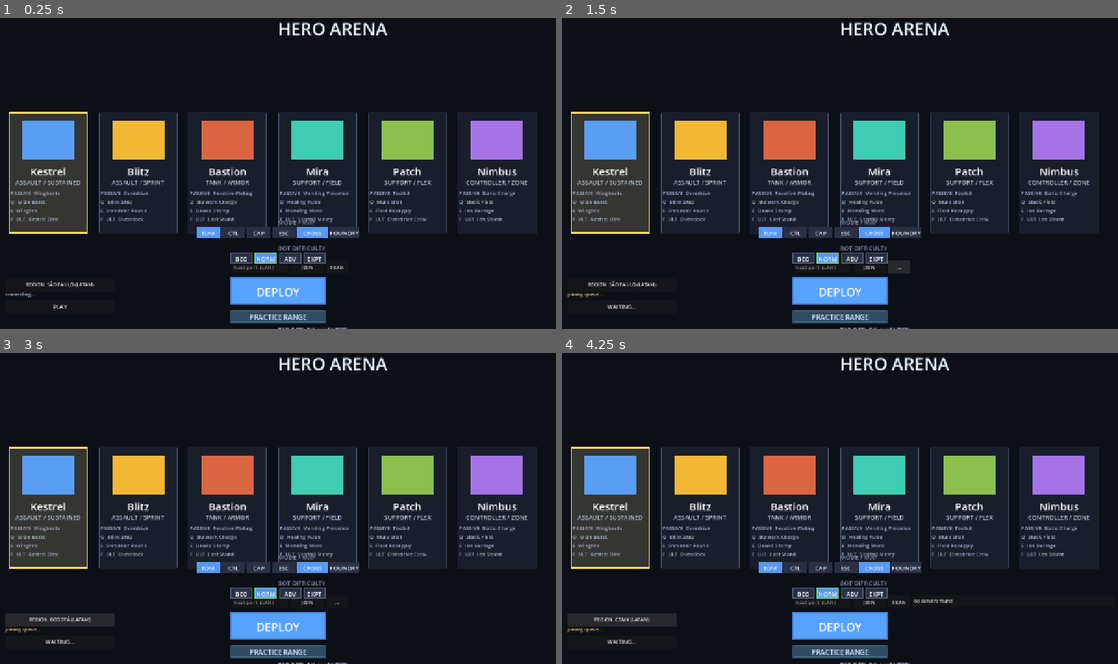
Above: before the commit, frames 1-4 (two rows, left to right).
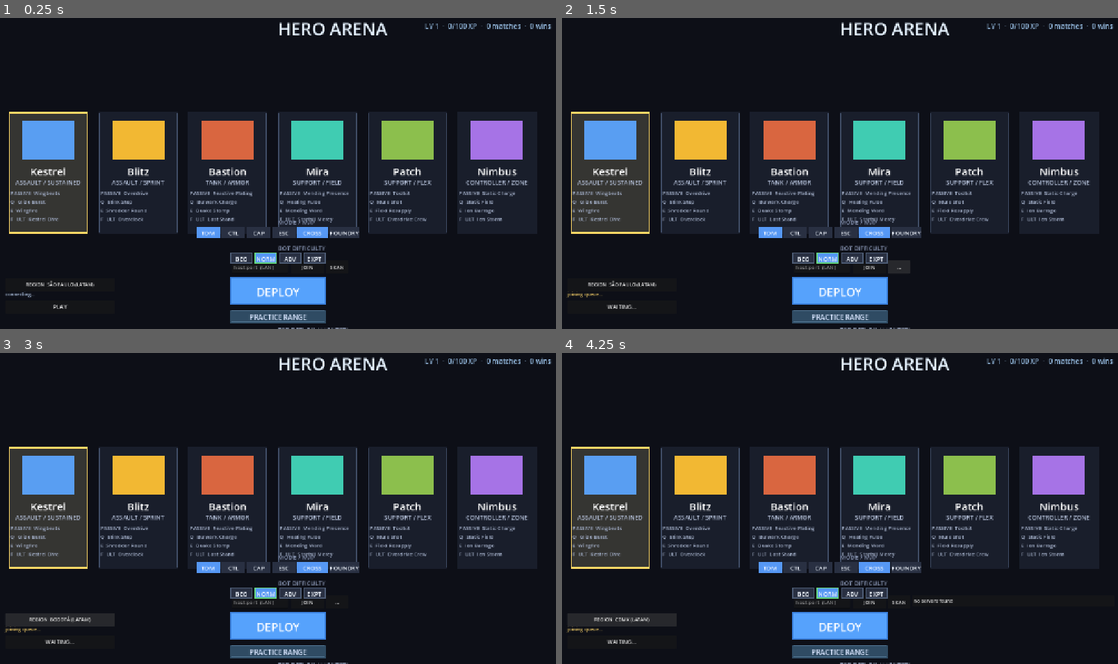
Above: after the commit, the same moments.

Repository: skyvanguard/hero-arena
Game: Godot game, scene res://main.tscn
The game is run twice, just before and just after one commit, with the same random seed, the same clock (stepped at 60 frames per second) and the same inputs.
Inputs:
- Up to frame 1 (0.25 s): no input
- Up to frame 2 (1.5 s): click "PLAY" at 0.5 s; click "SCAN" at 1.25 s
- Up to frame 3 (3 s): click "..." at 2 s; click "REGION SÃO PAULO (LATAM)" at 2.75 s
- Up to frame 4 (4.25 s): click "REGION BOGOTÁ (LATAM)" at 3.5 s

The runs differ from the first frame. In frame 1, 0.2% of the frame differs, in the area x 76-100%, y 1-4%; in frame 2, 0.2%; in frame 3, 0.2%; in frame 4, 0.2%.

Commit message:
fix: hero-select badge on first launch + unique offline bot names
Emu verification (angle_indirect + gl_compatibility) surfaced two gaps
in the D19 UI:

- main's initial hero-select construction never set profile/progression
  (only the _exit_to_select path did), so the progression badge was
  missing on a fresh app launch. Set both before add_child so the
  badge builds in _ready.

- HeroFactory's random "Bot N" names collide on small teams (two team-1
  bots both "Bot 11" in one match); the results table and kill feed now
  show unique per-team names (Bot 0..9 team 0, Bot 10..19 team 1) via a
  per-match name index in main's offline spawn path. The factory and
  the server's unique-id naming are untouched.

Emu-verified: badge renders on first launch; a full offline match on
the device ends in the results screen (TDM · CROSSDOCKS, K/D/DMG table,
MVP star, +40 XP line); after an app restart the badge reads
"LV 1 · 40/100 XP · 1 matches · 0 wins" (user:// profile persisted).

Diff:
--- a/game/main.gd
+++ b/game/main.gd
@@ -7,6 +7,7 @@
 
 var world: World
 var player: Hero
+var _bot_name_idx := [0, 0]
 var bots: Array = []
 var practice: PracticeManager = null
 var _net_client: MatchClient = null
@@ -31,7 +32,9 @@
 		_start_match(HeroRegistry.default_hero())
 		return
 	_hero_select = HeroSelect.new()
-	add_child(_hero_select)
+	_hero_select.profile = profile
+	_hero_select.progression = progression
+	add_child(_hero_select)  # badge builds in _ready with the profile set
 	_hero_select.hero_deployed.connect(_on_deploy)
 	_hero_select.range_deployed.connect(_on_range)
 	_hero_select.net_deployed.connect(_on_net_deploy)
@@ -120,6 +123,7 @@
 	world.register_character(player)
 
 	# Bot roster: shuffle the six heroes so each match team varies.
+	_bot_name_idx = [0, 0]
 	var roster: Array = HeroRegistry.HEROES.duplicate()
 	roster.shuffle()
 	var rix := 0
@@ -145,6 +149,10 @@
 
 func _spawn_bot(team: int, hero_data: HeroData, spawn: Vector3) -> void:
 	var b := HeroFactory.create(team, false, hero_data.color, hero_data)
+	# Unique display name per team (the factory's random names collide on
+	# small teams; the results table and kill feed must stay readable).
+	b.display_name = "Bot %d" % (team * 10 + int(_bot_name_idx[team]))
+	_bot_name_idx[team] += 1
 	b.position = spawn
 	# Face across the map toward the enemy side.
 	b.rotation.y = PI if team == 0 else 0.0
